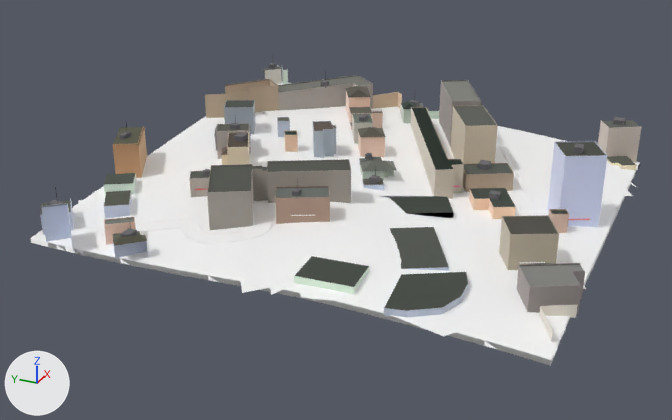
The glTF model public/tiles/0/-7_-8.glb, before and after one commit.
Camera for both pictures: a 50 mm camera at (-2105.0, 1743.0, 282.0) aimed at (-1679.0, 1935.0, 69.0). Every picture has the same lights, and +X, +Y and +Z are marked at lower left. The picture after the commit comes second. Where no turn or scale is listed for an object, it has been applied to the vertices. Vertices at exactly the same position are counted once.

Objects in the first picture: 't0_-7_-8'.
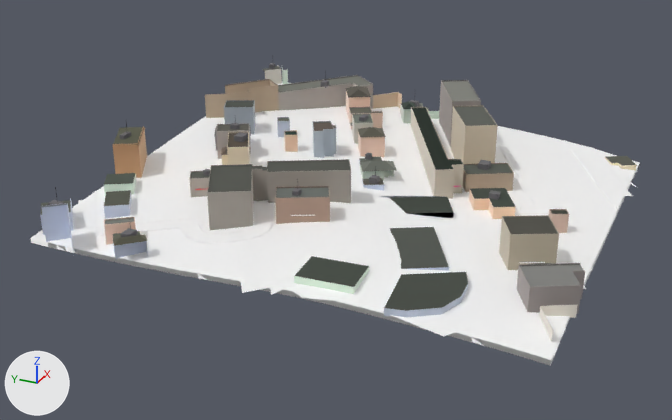
Where the newer file only moved an object's origin or applied its transform, the numbers keep the older frame.

Where the change shows, as pixel boxes [x1, y1, x2, y2] in the pictures (672 x 420 px):
't0_-7_-8', reshaped
    before: [30, 55, 641, 366]
    after: [30, 55, 640, 366]
part 1 of me_t0__7__8, deleted
    before: [547, 141, 607, 227]
part 2 of me_t0__7__8, deleted
    before: [598, 120, 641, 162]
part 3 of me_t0__7__8, deleted
    before: [573, 143, 584, 154]
part 4 of me_t0__7__8, deleted
    before: [613, 117, 625, 125]

The edits, one by one:
me_t0__7__8 is used by ob_t0__7__8; location (-1662.9, 1923.7, 91.2).
me_t0__7__8 had 11740 vertices, 18504 faces and spanned x -137.0..137.0, y -137.0..137.0, z -26.0..26.0.
me_t0__7__8 now has 11667 vertices, 18414 faces and spans x -137.0..131.0, y -137.0..137.0, z -26.0..23.0.
me_t0__7__8 part 1: the loose piece of 32 vertices spanning x -2.0..26.0, y -126.0..-98.0, z -17.0..23.0 is deleted.
me_t0__7__8 part 2: the loose piece of 18 vertices spanning x 115.0..137.0, y -130.0..-105.0, z -23.0..1.0 is deleted.
me_t0__7__8 part 3: the loose piece of 8 vertices spanning x 6.0..12.0, y -114.0..-110.0, z 22.0..26.0 is deleted.
me_t0__7__8 part 4: the loose piece of 8 vertices spanning x 125.0..131.0, y -119.0..-113.0, z 0.0..3.0 is deleted.
Other edits to the shape of me_t0__7__8 do not show in these pictures.
me_t0__7__8 no longer uses material mat_facade_modern.
